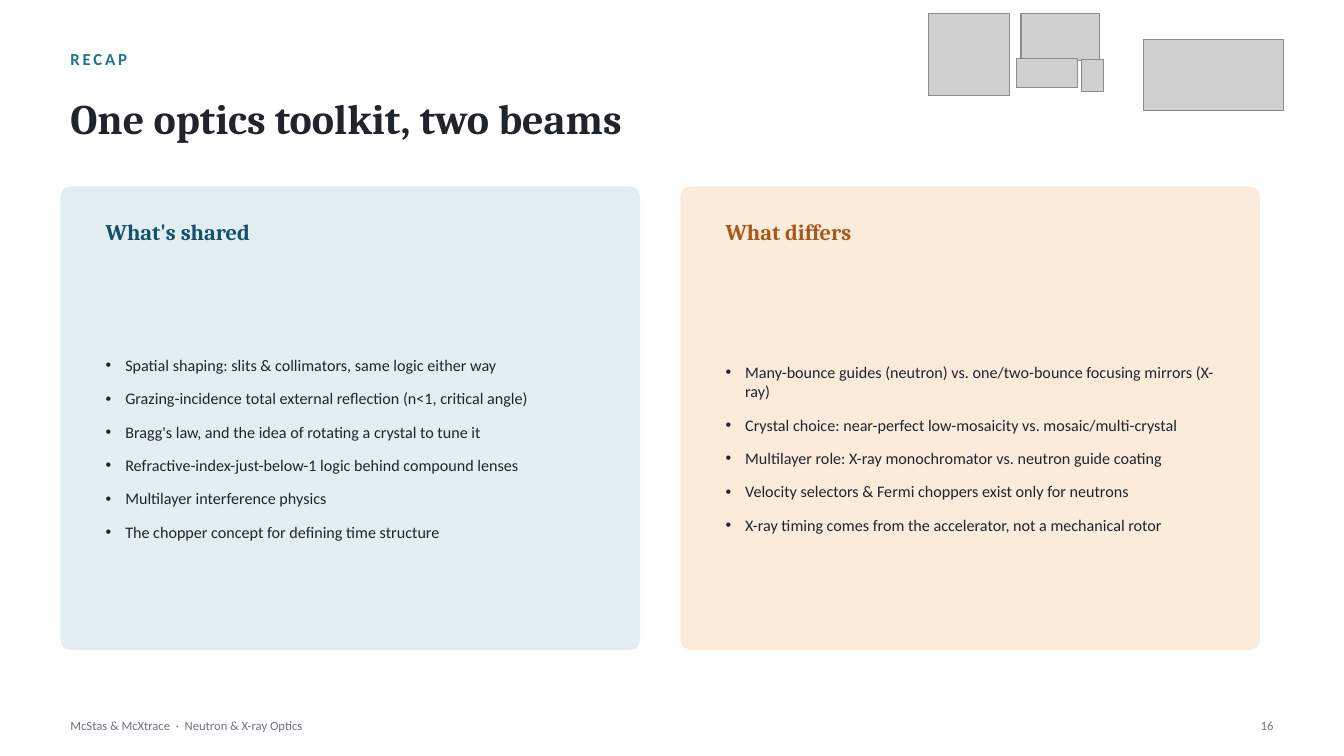
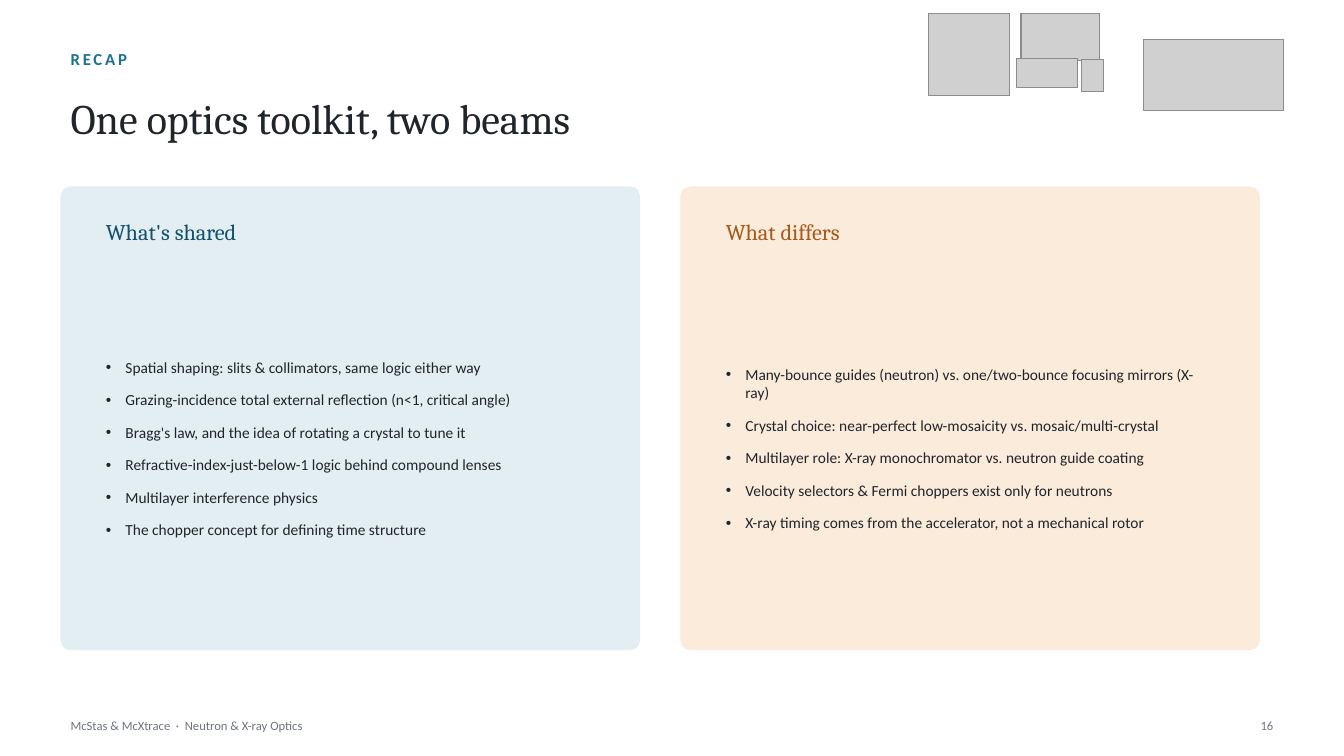
Before and after one commit to mccode-dev/PaNRAID, a slide deck: slide 16 of 22_September_Tuesday/03_morning_sources_detectors/Optics/McStas_McXtrace_Optics.pptx. Drawn at 1344x756 pixels with LibreOffice and Linux fonts; fonts in the diff are those of the drawing; grey boxes stand for pictures. Boxes give left, top, right and bottom in pixels: in the first picture for what was removed or moved away, otherwise in the second. Text is boxed around its words. In the diff, an @@ line names an element or a change of style, - is before the commit and + after.

```diff
--- a/22_September_Tuesday/03_morning_sources_detectors/Optics/McStas_McXtrace_Optics.pptx
+++ b/22_September_Tuesday/03_morning_sources_detectors/Optics/McStas_McXtrace_Optics.pptx
@@ bold off in 3 elements at [106,224,237,240], [726,224,840,240], [71,105,571,143] @@
@@ text "Spatial shaping: slits & collimators, ..." at [125,362,511,538]: size 11.5 to 11 pt @@
@@ text "Many-bounce guides (neutron) vs. one/two-bounce ..." at [745,369,1194,531]: size 11.5 to 11 pt @@
```
Also in this commit, not shown: 16 other slides changed, 1 other file.
